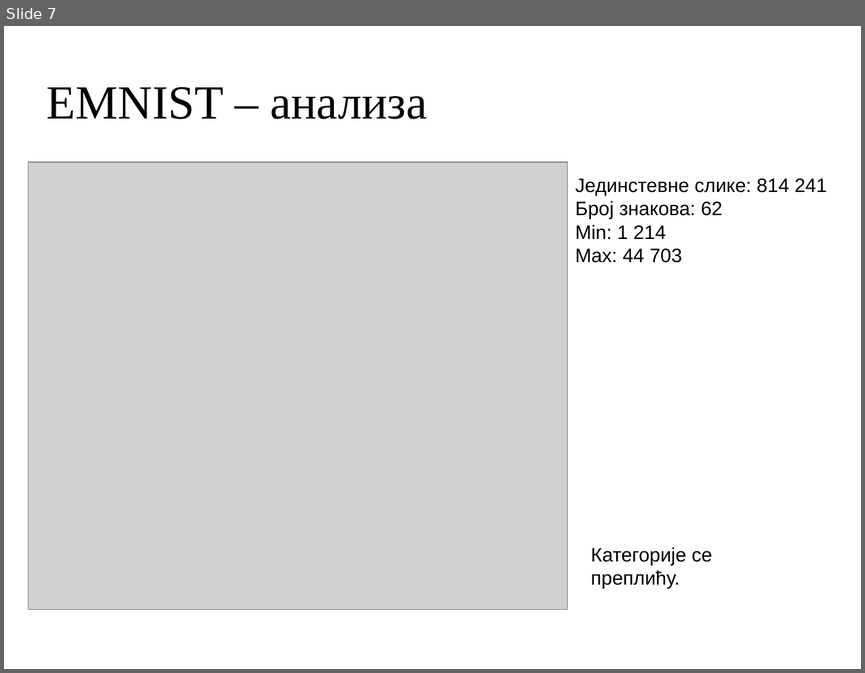
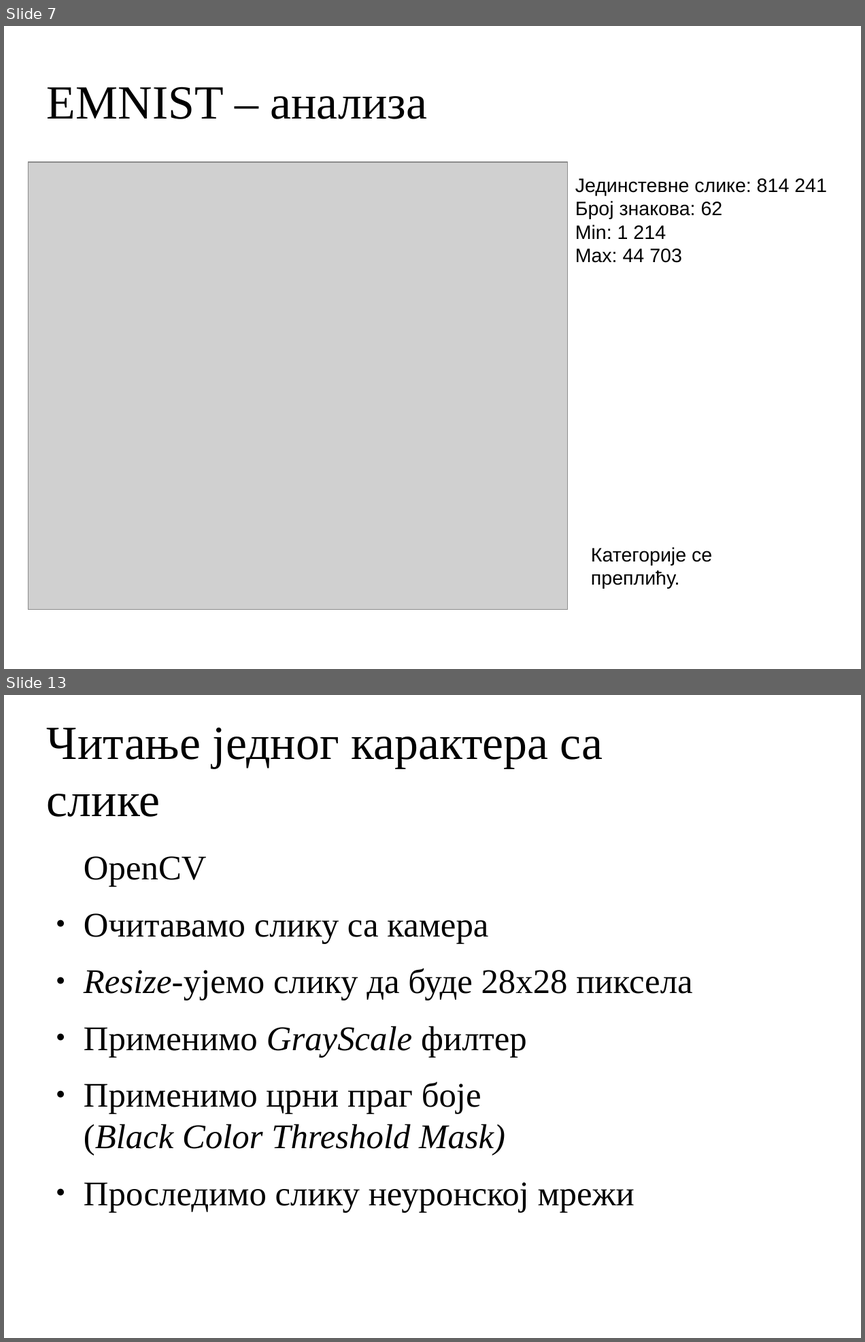
Before and after one commit to MihailoVukorep/mitnop_proj, a slide deck: docs/presentation.odp. Shown one above the other, each under a label of ours: slide 7 before the commit, slides 7 and 13 after it; the slides between them are not shown. The pictures are 865x673 and 865x1342 pixels, drawn with LibreOffice and Linux fonts; fonts in the diff are those of the drawing; grey boxes stand for pictures; background and template pictures are left out. Boxes give left, top, right and bottom in pixels: in the first picture for what was removed or moved away, otherwise in the second. Text is boxed around its words. In the diff, an @@ line names an element or a change of style, - is before the commit and + after.

```diff
--- a/docs/presentation.odp
+++ b/docs/presentation.odp
@@ slide 13 added at <box>4,695,861,1338</box>, background picture (left out) @@
@@ title added at <box>47,727,603,817</box>, 44 pt, text #000000 @@
+Читање једног карактера са слике
@@ text added at <box>84,856,692,1212</box>, 32 pt, text #000000 @@
+OpenCV
+● Очитавамо слику са камера
+● Resize-ујемо слику да буде 28x28 пиксела
+● Применимо GrayScale филтер
+● Применимо црни праг боје
+  (Black Color Threshold Mask)
+● Проследимо слику неуронској мрежи
```
Also in this commit, not shown: 3 slides changed, 9 other slides added, 7 slides removed, 3 other files.
